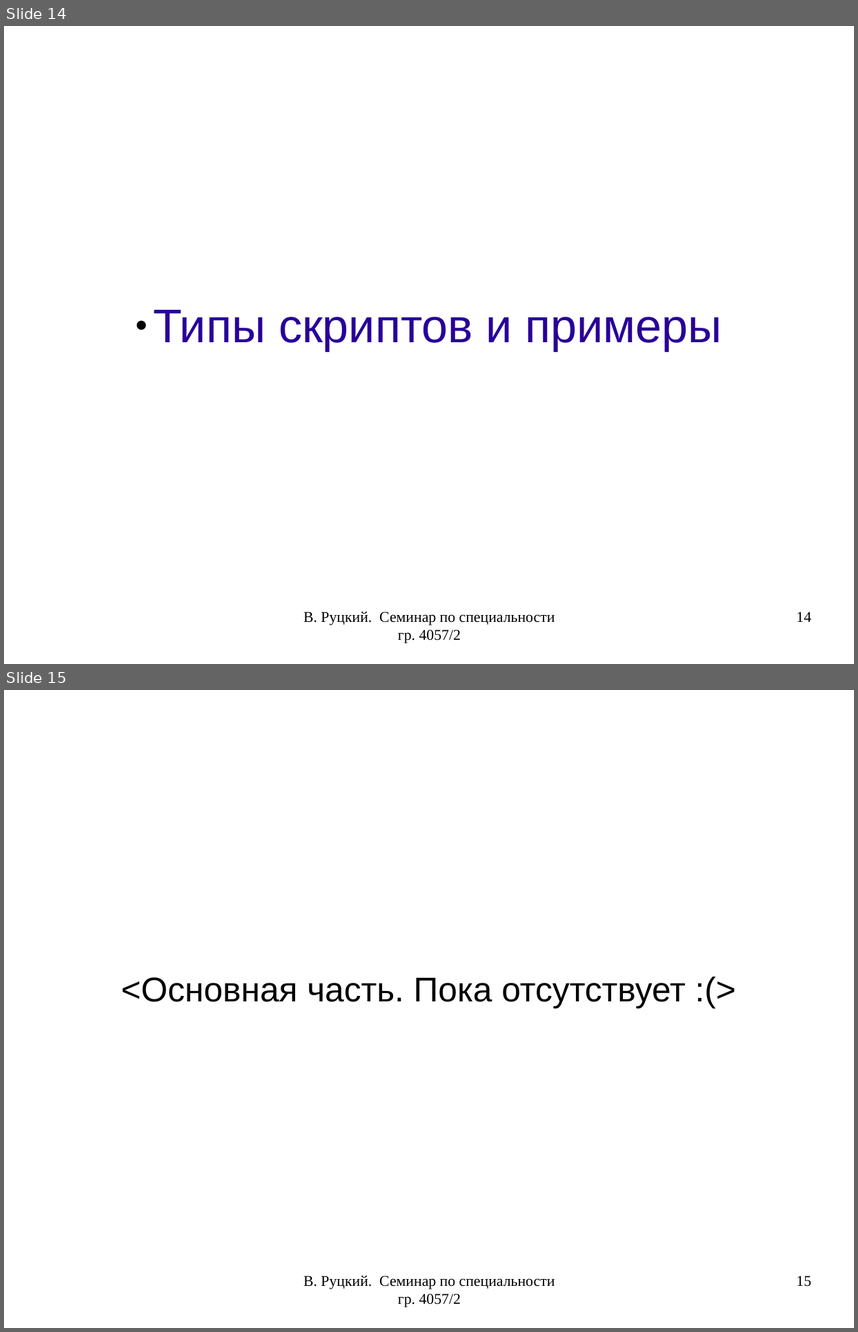
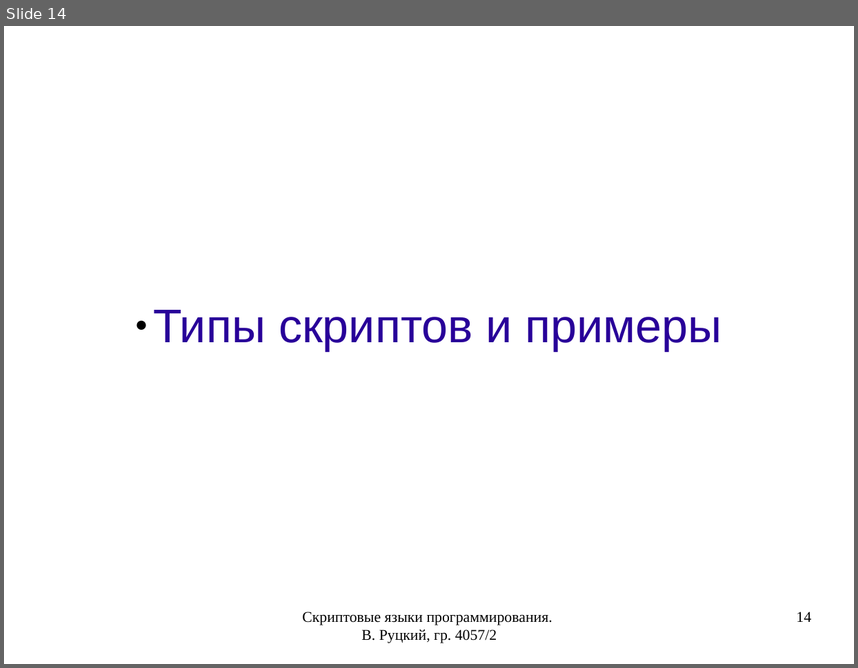
Before and after one commit to rutsky/semester07, a slide deck: Operation_systems/scripting_languages/40572_Rutsky_Scripting_languages.odp. Shown one above the other, each under a label of ours: slides 14 and 15 before the commit, slide 14 after it. The pictures are 858x1332 and 858x668 pixels, drawn with LibreOffice and Linux fonts; fonts in the diff are those of the drawing. Boxes give left, top, right and bottom in pixels: in the first picture for what was removed or moved away, otherwise in the second. Text is boxed around its words. In the diff, an @@ line names an element or a change of style, - is before the commit and + after.

```diff
--- a/Operation_systems/scripting_languages/40572_Rutsky_Scripting_languages.odp
+++ b/Operation_systems/scripting_languages/40572_Rutsky_Scripting_languages.odp
@@ slide 15 removed at [4,690,854,1328], background #FFFFFF @@
@@ subtitle removed at [121,977,686,1007] @@
-<Основная часть. Пока отсутствует :(>
@@ text removed at [303,1275,555,1307] @@
-В. Руцкий. Семинар по специальности гр. 4057/2
@@ page number removed at [796,1275,811,1286] @@
-15
@@ slide 14 changed as well @@
@@ text at [302,611,553,643]: text changed @@
-В. Руцкий. Семинар по специальности гр. 4057/2
+Скриптовые языки программирования. В. Руцкий, гр. 4057/2
```
Also in this commit, not shown: 16 other slides changed, 13 slides added, 5 other files.
